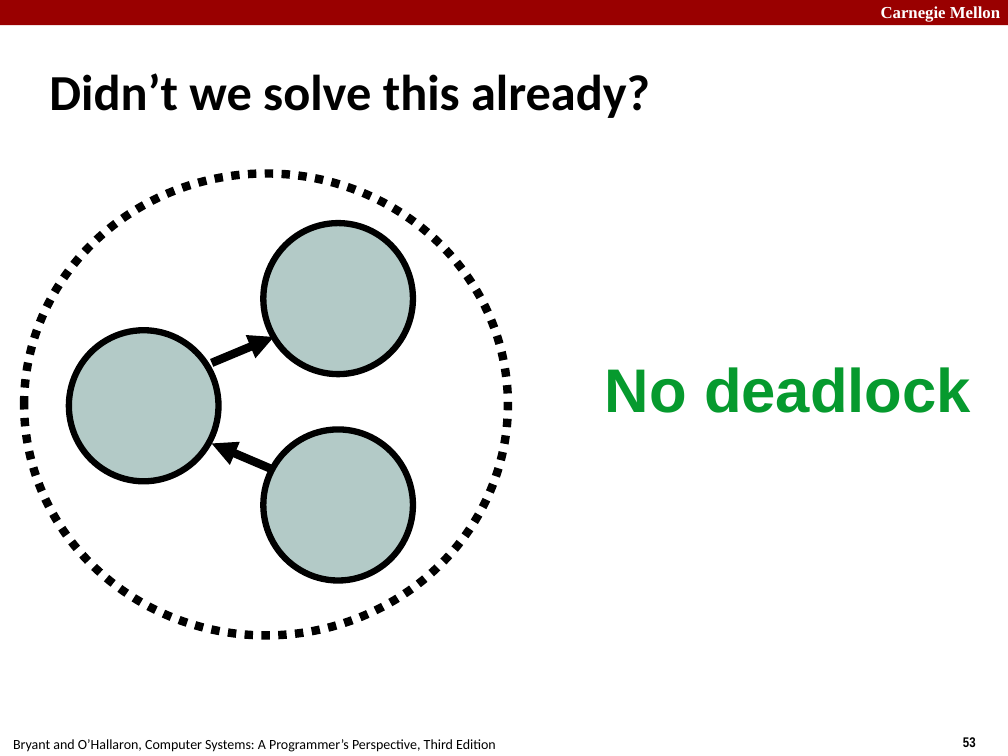
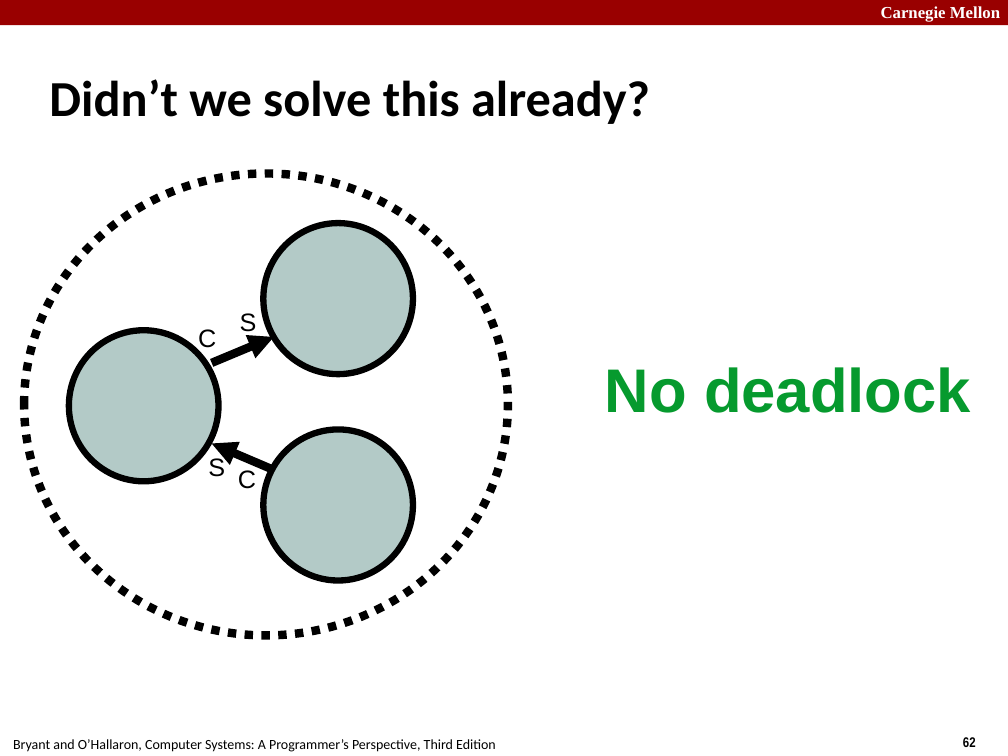
Before and after one commit to diku-compSys/compSys-e2023-pub, a slide deck: slide 62 of lectures/23-11-20_server_performance/performance.odp (slide 53 before the commit). Drawn at 1008x756 pixels with LibreOffice and Linux fonts; fonts in the diff are those of the drawing. Boxes give left, top, right and bottom in pixels: in the first picture for what was removed or moved away, otherwise in the second. Text is boxed around its words. In the diff, an @@ line names an element or a change of style, - is before the commit and + after.

```diff
--- a/lectures/23-11-20_server_performance/performance.odp
+++ b/lectures/23-11-20_server_performance/performance.odp
@@ title "Didn’t we solve this already?": place and size @@
-title "Didn’t we solve this already?" at [49, 73, 650, 118]
+title "Didn’t we solve this already?" at [49, 79, 650, 124]
@@ text added at [198, 329, 216, 353], 18 pt, text #000000 @@
+C
@@ text added at [240, 313, 257, 337], 18 pt, text #000000 @@
+S
@@ text added at [208, 455, 225, 477], 18 pt, text #000000 @@
+S
@@ text added at [238, 470, 256, 489], 18 pt, text #000000 @@
+C
@@ page number at [963, 737, 976, 747]: text changed @@
-53
+62
```
Also in this commit, not shown: 12 other slides changed, 25 slides added, 8 slides removed, 3 other files.
